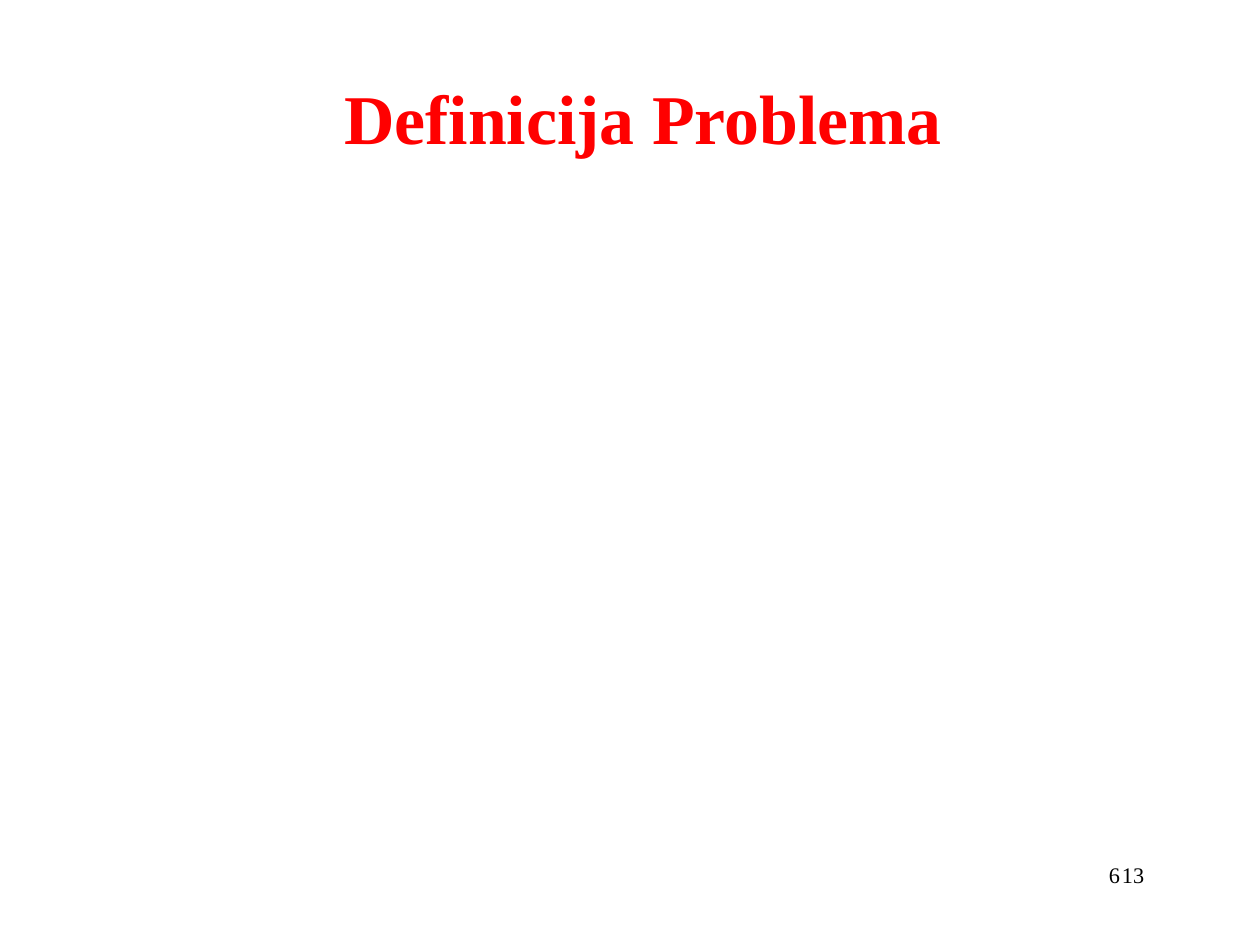
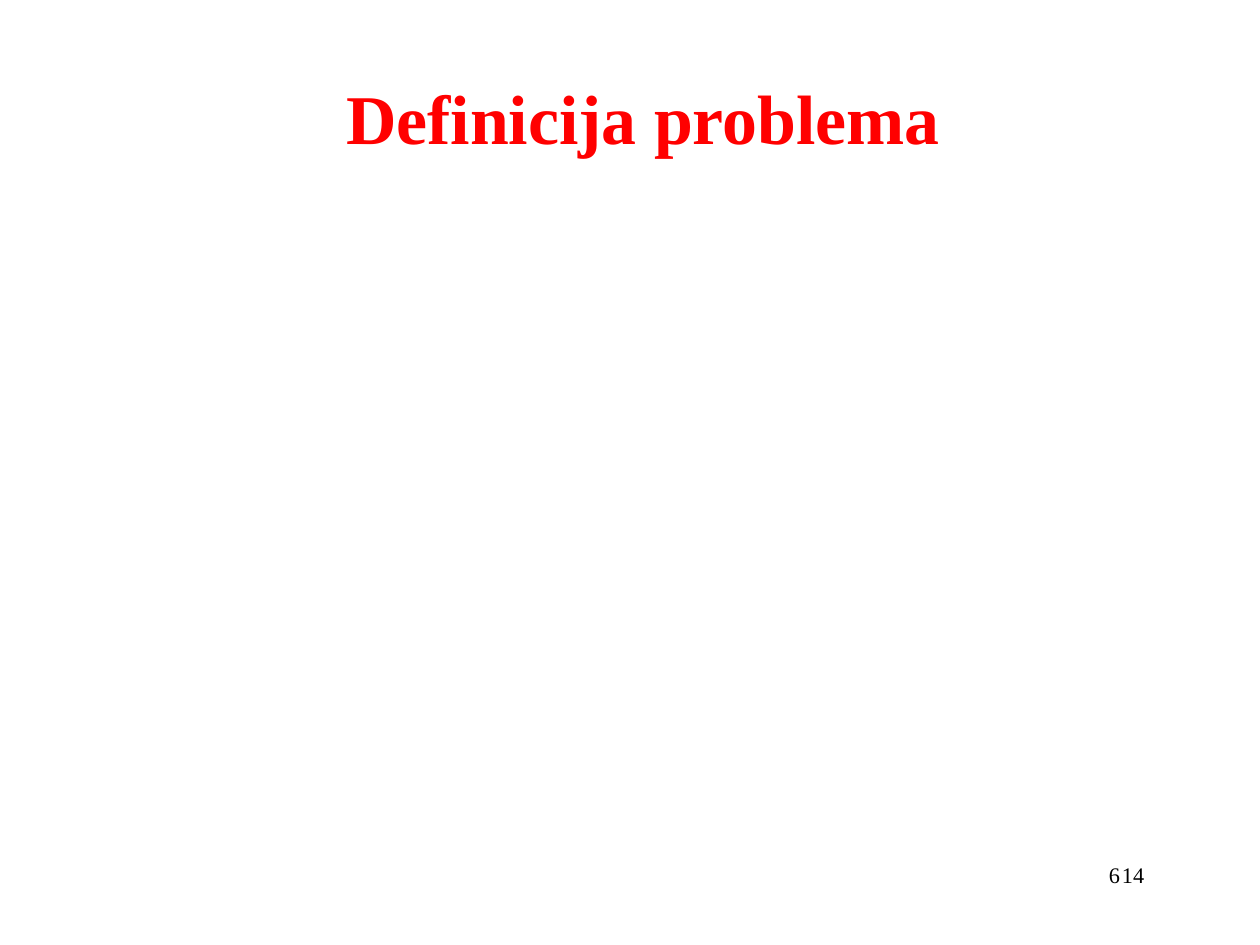
Before and after one commit to VjeraTurk/Master-s-Thesis, a slide deck: slide 6 of Prezentacija.odp. Drawn at 1260x945 pixels with LibreOffice and Linux fonts; fonts in the diff are those of the drawing. Boxes give left, top, right and bottom in pixels: in the first picture for what was removed or moved away, otherwise in the second. Text is boxed around its words. In the diff, an @@ line names an element or a change of style, - is before the commit and + after.

```diff
--- a/Prezentacija.odp
+++ b/Prezentacija.odp
@@ title at (346, 94, 940, 157): text changed @@
-Definicija Problema
+Definicija problema
@@ text at (1122, 868, 1144, 883): text changed @@
-13
+14
```
Also in this commit, not shown: 12 other slides changed, 1 slide added, 3 other files.
